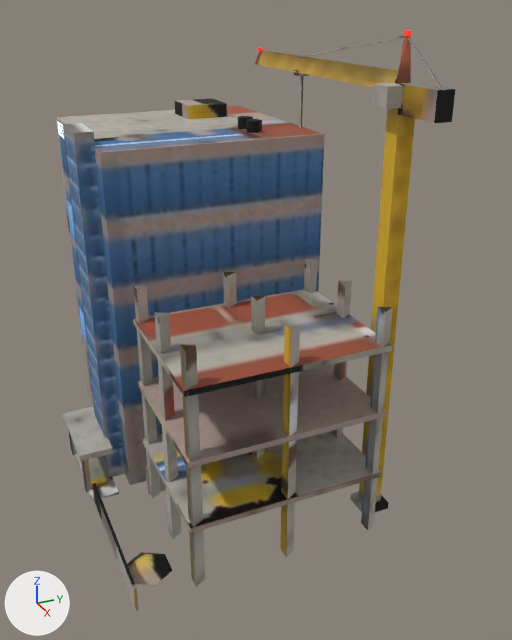
A saved change to the glTF model nostalgia/assets3d/hitec_office.glb.
One viewpoint serves both versions: a 50 mm camera at (114.8, -41.0, 85.7) aimed at (8.3, 6.9, 32.4). The lights are fixed; the arrows at lower left show +X, +Y and +Z. The older version comes first. Vertices at exactly the same position are counted once.

Before the edit, the objects in view are built like this:
```python
me_hitec_office_body = bpy.data.meshes.new('hitec_office_body')
me_hitec_office_body.from_pydata(...)  # 270 vertices, 342 faces; spans x -35.4..36.6, y -26.1..24.0, z 0.0..80.9
me_hitec_office_body.materials.append(mat_m_hitec_office)  # picture img_hitec_office_base
# before: 197 (25.5, 20.0, 1.2) at pixel (358, 496), 199 (25.5, 23.0, 1.2), 201 (28.5, 20.0, 1.2), 203 (28.5, 23.0, 1.2) at pixel (380, 501)
ob_hitec_office_body = bpy.data.objects.new('hitec_office_body', me_hitec_office_body)
ob_hitec_office_body.location = (0.0, 0.0, 0.0)
```
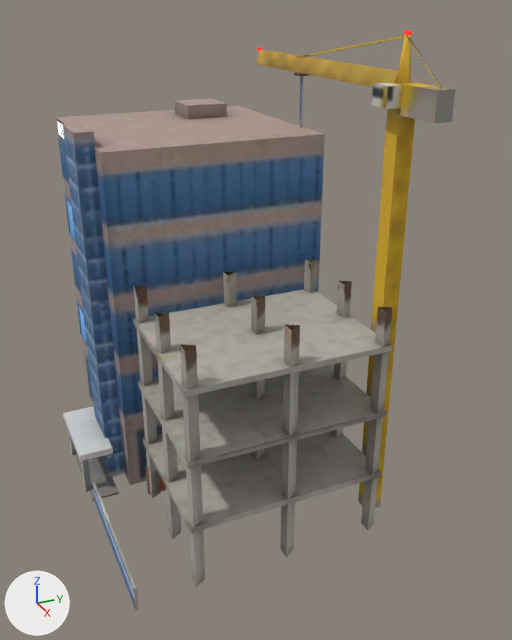
The change in detail:
me_hitec_office_body is used by ob_hitec_office_body; location (0.0, 0.0, 0.0).
Verts and faces of me_hitec_office_body; kept vertices keep their numbers, new ones are numbered from 270.
me_hitec_office_body had 270 vertices, 342 faces and spanned x -35.4..36.6, y -26.1..24.0, z 0.0..80.9.
me_hitec_office_body now has 227 vertices, 284 faces and spans x -35.4..36.6, y -26.1..23.4, z 0.0..80.9.
me_hitec_office_body part 1: the loose piece of 13 vertices spanning x 21.9..30.1, y -24.1..-16.9, z 0.0..2.5 is deleted.
me_hitec_office_body part 2: the loose piece of 11 vertices spanning x -9.2..-6.5, y 10.6..13.4, z 62.8..65.6 is deleted.
me_hitec_office_body part 3: the loose piece of 11 vertices spanning x -5.2..-2.5, y 10.6..13.4, z 62.8..65.6 is deleted.
me_hitec_office_body part 4: the loose piece of 8 vertices spanning x 24.5..29.5, y 19.0..24.0, z 0.0..1.3 is deleted.
Part 5, on me_hitec_office_body:
Vertices 197, 199, 201, 203 move by (0.0, 0.0, -1.2).
me_hitec_office_body part 6: 258 kept faces spanning x -35.4..36.6, y -26.1..23.4, z 0.0..80.9 get new texture (UV) coordinates.

Where the change shows, as pixel boxes (x1, y1, x2, y2) in the pictures (512 x 640 px; the box of a moved part takes in the faces that stretch with it):
part 1 of me_hitec_office_body, deleted: before (127, 552, 172, 586)
part 2 of me_hitec_office_body, deleted: before (238, 116, 253, 129)
part 3 of me_hitec_office_body, deleted: before (246, 119, 262, 133)
part 4 of me_hitec_office_body, deleted: before (350, 492, 389, 512)
part 5 of me_hitec_office_body, moved or reshaped: before (359, 108, 415, 502); after (358, 108, 415, 508)
part 6 of me_hitec_office_body, surface changed: (56, 34, 455, 611) in both
